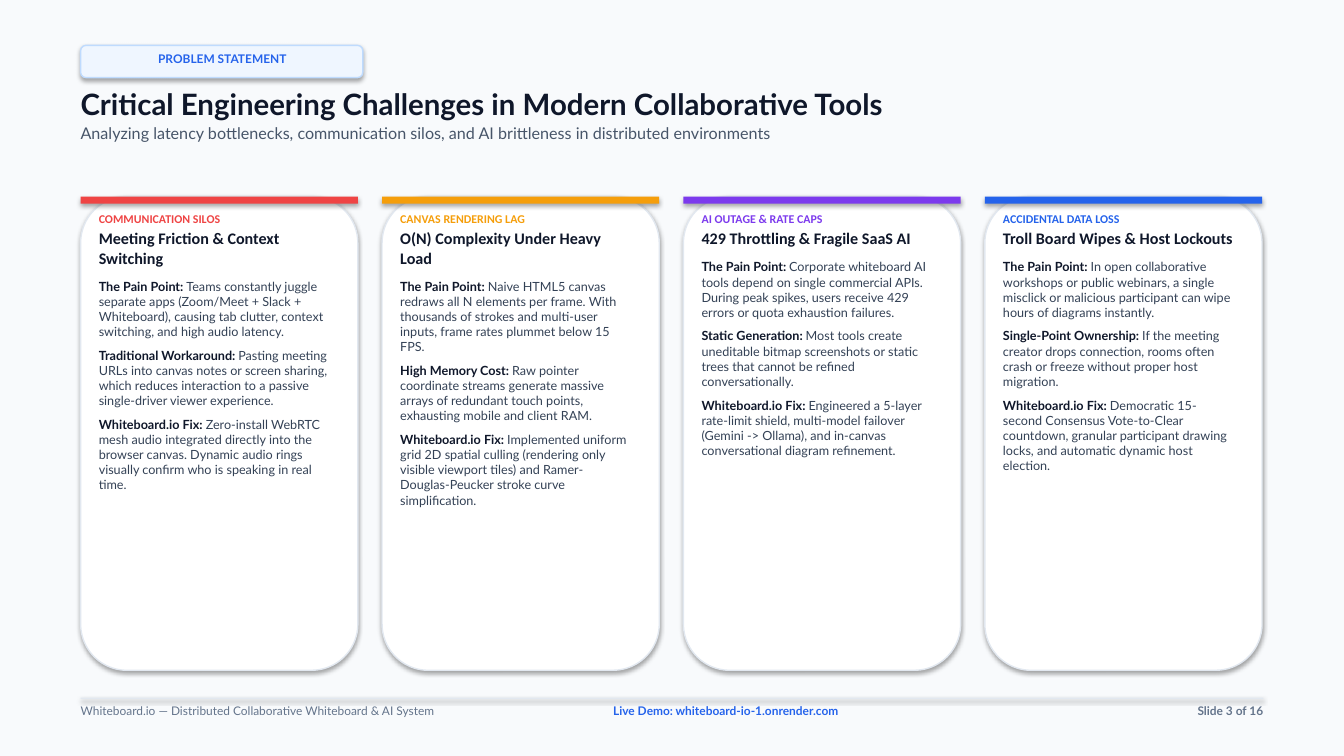
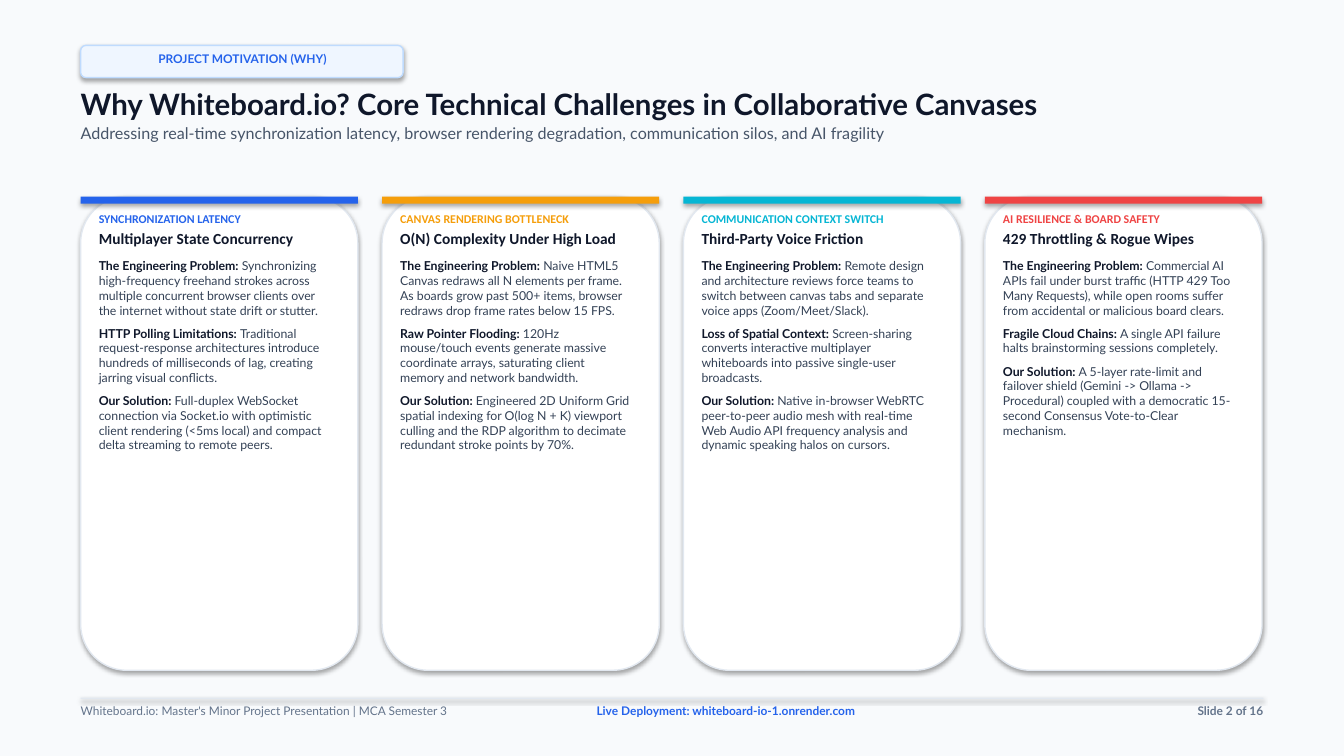
Before and after one commit to PARASMANI-KHUNTE/Whiteboard.io, a slide deck: slide 2 of docs/Whiteboard_io_Presentation.pptx (slide 3 before the commit). Drawn at 1344x756 pixels with LibreOffice and Linux fonts; fonts in the diff are those of the drawing. Boxes give left, top, right and bottom in pixels: in the first picture for what was removed or moved away, otherwise in the second. Text is boxed around its words. In the diff, an @@ line names an element or a change of style, - is before the commit and + after.

Commit message:
feat(docs): rewrite presentation deck with technical project & software engineering focus (#151)

```diff
--- a/docs/Whiteboard_io_Presentation.pptx
+++ b/docs/Whiteboard_io_Presentation.pptx
@@ rounded rectangle "PROJECT MOTIVATION (WHY)": place and size @@
-rounded rectangle "PROJECT MOTIVATION (WHY)" at box(81, 45, 363, 78)
+rounded rectangle "PROJECT MOTIVATION (WHY)" at box(81, 45, 403, 78)
@@ text in rounded rectangle at box(158, 54, 327, 65): text changed @@
-PROBLEM STATEMENT
+PROJECT MOTIVATION (WHY)
@@ text at box(81, 93, 1037, 142): text changed @@
-Critical Engineering Challenges in Modern Collaborative Tools
-Analyzing latency bottlenecks, communication silos, and AI brittleness in distributed environments
+Why Whiteboard.io? Core Technical Challenges in Collaborative Canvases
+Addressing real-time synchronization latency, browser rendering degradation, communication silos, and AI fragility
@@ rectangle at box(81, 197, 358, 204): fill #EF4444 to #2563EB @@
@@ rectangle at box(684, 197, 961, 204): fill #7C3AED to #06B6D4 @@
@@ rectangle at box(985, 197, 1262, 204): fill #2563EB to #EF4444 @@
@@ text at box(99, 215, 322, 452): text changed; size 9 to 8.8 pt @@
-COMMUNICATION SILOS
-Meeting Friction & Context Switching
-The Pain Point: Teams constantly juggle separate apps (Zoom/Meet + Slack + Whiteboard), causing tab clutter, context switching, and high audio latency.
-Traditional Workaround: Pasting meeting URLs into canvas notes or screen sharing, which reduces interaction to a passive single-driver viewer experience.
-Whiteboard.io Fix: Zero-install WebRTC mesh audio integrated directly into the browser canvas. Dynamic audio rings visually confirm who is speaking in real time.
+SYNCHRONIZATION LATENCY
+Multiplayer State Concurrency
+The Engineering Problem: Synchronizing high-frequency freehand strokes across multiple concurrent browser clients over the internet without state drift or stutter.
+HTTP Polling Limitations: Traditional request-response architectures introduce hundreds of milliseconds of lag, creating jarring visual conflicts.
+Our Solution: Full-duplex WebSocket connection via Socket.io with optimistic client rendering (<5ms local) and compact delta streaming to remote peers.
@@ text at box(400, 215, 629, 451): text changed; size 9 to 8.8 pt @@
-CANVAS RENDERING LAG
-O(N) Complexity Under Heavy Load
-The Pain Point: Naive HTML5 canvas redraws all N elements per frame. With thousands of strokes and multi-user inputs, frame rates plummet below 15 FPS.
-High Memory Cost: Raw pointer coordinate streams generate massive arrays of redundant touch points, exhausting mobile and client RAM.
-Whiteboard.io Fix: Implemented uniform grid 2D spatial culling (rendering only visible viewport tiles) and Ramer-Douglas-Peucker stroke curve simplification.
+CANVAS RENDERING BOTTLENECK
+O(N) Complexity Under High Load
+The Engineering Problem: Naive HTML5 Canvas redraws all N elements per frame. As boards grow past 500+ items, browser redraws drop frame rates below 15 FPS.
+Raw Pointer Flooding: 120Hz mouse/touch events generate massive coordinate arrays, saturating client memory and network bandwidth.
+Our Solution: Engineered 2D Uniform Grid spatial indexing for O(log N + K) viewport culling and the RDP algorithm to decimate redundant stroke points by 70%.
@@ text at box(702, 215, 924, 452): text changed; size 9 to 8.8 pt @@
-AI OUTAGE & RATE CAPS
-429 Throttling & Fragile SaaS AI
-The Pain Point: Corporate whiteboard AI tools depend on single commercial APIs. During peak spikes, users receive 429 errors or quota exhaustion failures.
-Static Generation: Most tools create uneditable bitmap screenshots or static trees that cannot be refined conversationally.
-Whiteboard.io Fix: Engineered a 5-layer rate-limit shield, multi-model failover (Gemini -> Ollama), and in-canvas conversational diagram refinement.
+COMMUNICATION CONTEXT SWITCH
+Third-Party Voice Friction
+The Engineering Problem: Remote design and architecture reviews force teams to switch between canvas tabs and separate voice apps (Zoom/Meet/Slack).
+Loss of Spatial Context: Screen-sharing converts interactive multiplayer whiteboards into passive single-user broadcasts.
+Our Solution: Native in-browser WebRTC peer-to-peer audio mesh with real-time Web Audio API frequency analysis and dynamic speaking halos on cursors.
@@ text at box(1003, 215, 1231, 435): text changed; size 9 to 8.8 pt @@
-ACCIDENTAL DATA LOSS
-Troll Board Wipes & Host Lockouts
-The Pain Point: In open collaborative workshops or public webinars, a single misclick or malicious participant can wipe hours of diagrams instantly.
-Single-Point Ownership: If the meeting creator drops connection, rooms often crash or freeze without proper host migration.
-Whiteboard.io Fix: Democratic 15-second Consensus Vote-to-Clear countdown, granular participant drawing locks, and automatic dynamic host election.
+AI RESILIENCE & BOARD SAFETY
+429 Throttling & Rogue Wipes
+The Engineering Problem: Commercial AI APIs fail under burst traffic (HTTP 429 Too Many Requests), while open rooms suffer from accidental or malicious board clears.
+Fragile Cloud Chains: A single API failure halts brainstorming sessions completely.
+Our Solution: A 5-layer rate-limit and failover shield (Gemini -> Ollama -> Procedural) coupled with a democratic 15-second Consensus Vote-to-Clear mechanism.
@@ text at box(81, 706, 447, 717): text changed @@
-Whiteboard.io — Distributed Collaborative Whiteboard & AI System
+Whiteboard.io: Master's Minor Project Presentation | MCA Semester 3
@@ text at box(597, 706, 855, 717): text changed @@
-Live Demo: whiteboard-io-1.onrender.com
+Live Deployment: whiteboard-io-1.onrender.com
```
Also in this commit, not shown: 11 other slides changed, 4 slides added, 4 slides removed, 3 other files.
